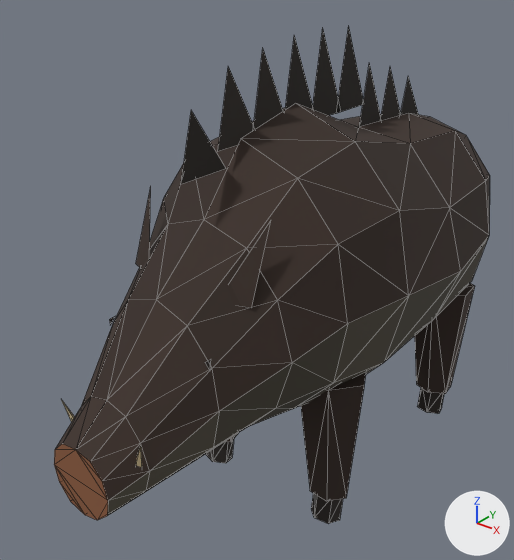
An edit to the glTF model survival/public/models/boar.glb, drawn before and after from the same camera.
Camera for both pictures: a 50 mm lens placed at (0.684, -1.028, 1.011), pointed at (-0.086, -0.065, 0.415). The lights are fixed; the arrows at lower right show +X, +Y and +Z. The older version comes first. Mesh edges are drawn as thin lines. Vertices at exactly the same position are counted once.

Names of what the first picture shows: 'boar'.
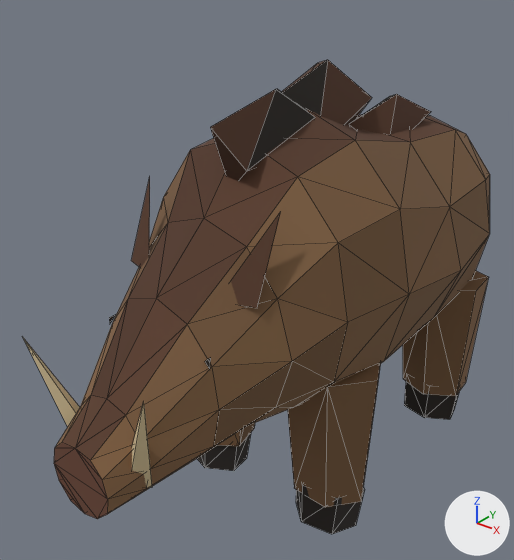
The edits, one by one:
me_boar is used by ob_boar; location (0.0, 0.0, 0.0).
me_boar had 268 vertices, 422 faces and spanned x -0.243..0.236, y -0.572..0.581, z 0.0..0.875.
me_boar now has 273 vertices, 462 faces and spans x -0.243..0.236, y -0.572..0.602, z 0.0..0.827.
me_boar part 1: the loose piece of 120 vertices spanning x -0.243..0.236, y -0.572..0.484, z 0.209..0.764 is moved by (0.0, 0.0, 0.002).
me_boar part 2: the loose piece of 5 vertices spanning x -0.085..-0.039, y -0.528..-0.5, z 0.301..0.395 is multiplied about its middle by the matrix ((2.13, 0.004, -0.005), (-0.004, 2.129, -0.075), (0.005, 0.075, 2.129)), then moved by (-0.014, -0.003, 0.051).
me_boar part 3: the loose piece of 5 vertices spanning x 0.039..0.085, y -0.528..-0.5, z 0.301..0.395 is multiplied about its middle by the matrix ((2.13, -0.004, 0.005), (0.004, 2.129, -0.075), (-0.005, 0.075, 2.129)), then moved by (0.014, -0.003, 0.051).
me_boar part 4: the loose piece of 3 vertices spanning x 0.1..0.105, y -0.414..-0.4, z 0.46..0.475 is moved by (0.0, 0.0, 0.002).
me_boar part 5: the loose piece of 12 vertices spanning x 0.062..0.198, y -0.178..-0.068, z 0.064..0.327 is rebuilt with 12 vertices and now spans x 0.036..0.224, y -0.2..-0.047, z 0.076..0.35.
me_boar part 6: the loose piece of 12 vertices spanning x 0.069..0.191, y 0.257..0.377, z 0.064..0.326 is rebuilt with 12 vertices and now spans x 0.045..0.215, y 0.233..0.4, z 0.076..0.349.
me_boar part 7: the loose piece of 12 vertices spanning x -0.194..-0.066, y -0.182..-0.064, z 0.064..0.326 is rebuilt with 12 vertices and now spans x -0.219..-0.041, y -0.206..-0.041, z 0.076..0.349.
me_boar part 8: the loose piece of 3 vertices spanning x -0.12..-0.07, y -0.352..-0.29, z 0.535..0.655 is rebuilt with 3 vertices and now spans x -0.13..-0.07, y -0.352..-0.282, z 0.537..0.667.
me_boar part 9: the loose piece of 3 vertices spanning x 0.07..0.12, y -0.352..-0.29, z 0.535..0.655 is rebuilt with 3 vertices and now spans x 0.07..0.13, y -0.352..-0.282, z 0.537..0.667.
me_boar part 10: 14 loose pieces with 78 vertices, spanning x -0.164..0.166, y -0.343..0.581, z 0.0..0.875, are deleted.
me_boar part 11: 35 vertices added at x -0.086..0.071, y -0.297..0.602, z 0.293..0.827.
me_boar part 12: 24 vertices added at x -0.202..0.205, y -0.186..-0.063, z 0.0..0.1.
me_boar part 13: 24 vertices added at x -0.202..0.203, y 0.254..0.377, z 0.0..0.1.
Other edits to the shape of me_boar do not show in these pictures.

Pixel boxes (x1, y1, x2, y2) of what changed, in the pictures (514 x 560 px; the box of a moved part takes in the faces that stretch with it):
'boar', reshaped (7% wider)
    before: (54, 26, 490, 524)
    after: (23, 60, 490, 534)
part 1 of me_boar, moved or reshaped
    before: (54, 103, 490, 520)
    after: (54, 110, 490, 519)
part 2 of me_boar, moved or reshaped (mostly hidden before)
    before: (62, 401, 75, 422)
    after: (23, 338, 80, 427)
part 3 of me_boar, moved or reshaped (mostly hidden before)
    before: (136, 446, 142, 467)
    after: (132, 402, 152, 488)
part 4 of me_boar, moved or reshaped
    before: (205, 359, 211, 371)
    after: (205, 357, 211, 370)
part 5 of me_boar, rebuilt (41% wider, 12% taller)
    before: (301, 373, 366, 501)
    after: (288, 363, 380, 507)
part 6 of me_boar, rebuilt (41% wider, 12% taller)
    before: (415, 283, 475, 394)
    after: (403, 271, 488, 396)
part 7 of me_boar, rebuilt (mostly hidden before)
    before: (225, 433, 238, 442)
    after: (218, 423, 255, 446)
part 8 of me_boar, rebuilt (25% wider, 11% taller)
    before: (136, 186, 151, 268)
    after: (131, 177, 150, 268)
part 9 of me_boar, rebuilt (21% wider, 10% taller)
    before: (230, 221, 271, 308)
    after: (231, 212, 281, 308)
part 10 of me_boar, deleted
    before: (181, 26, 444, 524)
part 11 of me_boar, added
    after: (210, 60, 431, 181)
part 12 of me_boar, added
    after: (197, 433, 365, 534)
part 13 of me_boar, added
    after: (404, 379, 459, 420)
